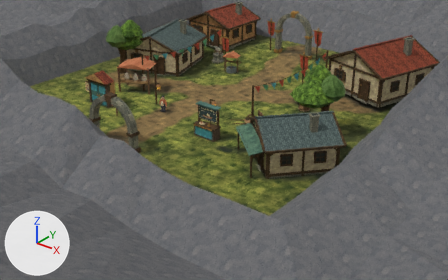
What one commit did to the Blender file Blender/Bellwake/Bellmarket.blend.
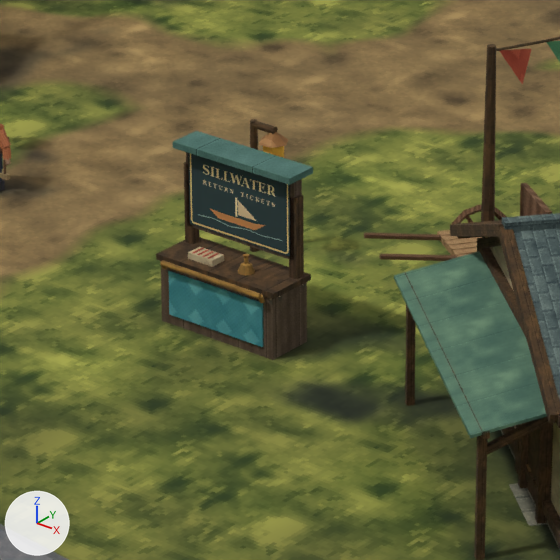
Old and new are each drawn from a 50 mm camera at (42.84, -53.28, 27.14) aimed at (9.23, -11.27, 1.1) and again close up on the part from 37% to 59% of the width and 28% to 63% of the height. The lights are fixed; the arrows at lower left show +X, +Y and +Z. The first two pictures are the older version.

Objects in the first close-up: 'Counter front panel', 'Court and sloping apse', 'Delivery cart', 'Desk writing top', 'Fair pole.002', 'Lower east bargeboard.001', 'Lower east closed east roof', 'Lower east closed porch canopy', 'Lower east door jamb.001', 'Packet service board', 'Purfled packet desk', 'Rain drip' and 32 more.
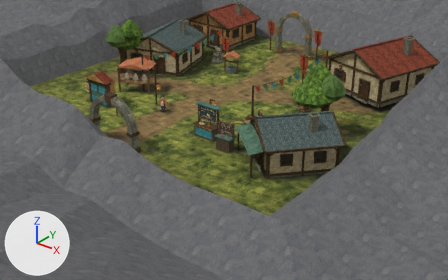
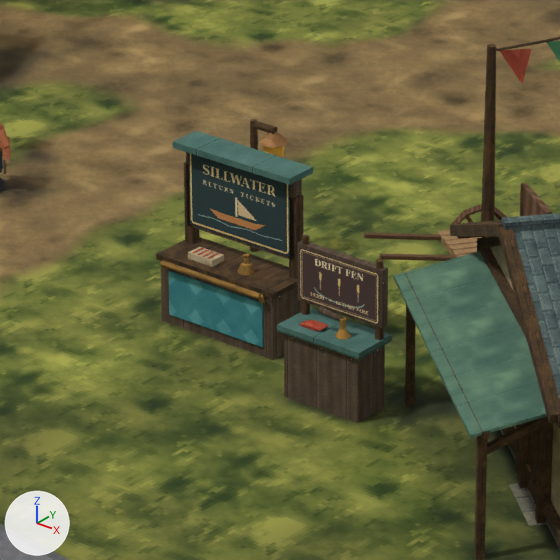
Location of each change, (x1, y1, x2, y2) in pixels of the close-ups (560 x 560 px):
'Fen ticket pedestal', added (brown)
    after: (284, 334, 385, 423)
'Red fen fare', added (brown)
    after: (299, 247, 380, 326)
'Faded copper counter', added (green)
    after: (277, 307, 392, 359)
"Pilot's destination board", added (brown)
    after: (298, 241, 388, 328)
'Ticket punch stand', added
    after: (335, 317, 351, 339)
'Fen board standard.001', added
    after: (375, 259, 384, 340)
'Fen board standard', added
    after: (301, 235, 310, 315)
'Punch lever', added
    after: (318, 306, 344, 321)
'Red return chits.002', added
    after: (304, 320, 329, 331)
'Red return chits.001', added
    after: (301, 320, 318, 331)

Diff of the bpy script that builds the scene:
```diff
--- a/Blender/Bellwake/Bellmarket.blend.py
+++ b/Blender/Bellwake/Bellmarket.blend.py
@@ ob_red_return_chits_002 @@
+ob_red_return_chits_002 = bpy.data.objects.new('Red return chits.002', me_red_return_chits_002)  # a box spanning x 8.735..9.085, y -11.35..-11.11, z 1.429..1.451; in mat_pennon (picture img_pennon_png)
+ob_red_return_chits_002.location = (0.0, 0.0, 0.0)
@@ ob_red_return_chits_001 @@
+ob_red_return_chits_001 = bpy.data.objects.new('Red return chits.001', me_red_return_chits_001)  # a box spanning x 8.675..9.025, y -11.35..-11.11, z 1.411..1.433; in mat_pennon (picture img_pennon_png)
+ob_red_return_chits_001.location = (0.0, 0.0, 0.0)
@@ ob_punch_lever @@
+ob_punch_lever = bpy.data.objects.new('Punch lever', me_punch_lever)  # 16 vertices, 10 faces; spans x 9.013..9.483, y -11.349..-11.166, z 1.656..1.859; in mat_tarredoak (picture img_tarredoak_png)
+ob_punch_lever.location = (0.0, 0.0, 0.0)
@@ ob_ticket_punch_stand @@
+ob_ticket_punch_stand = bpy.data.objects.new('Ticket punch stand', me_ticket_punch_stand)  # 40 vertices, 32 faces; spans x 9.34..9.62, y -11.343..-11.077, z 1.4..1.73; in mat_brass (picture img_brass_png)
+ob_ticket_punch_stand.location = (0.0, 0.0, 0.0)
@@ ob_red_fen_fare @@
+ob_red_fen_fare = bpy.data.objects.new('Red fen fare', me_red_fen_fare)  # 4 vertices, 1 face; spans x 8.32..10.08, y -10.97, z 1.68..2.66; in mat_driftticket (picture img_driftticket_png)
+ob_red_fen_fare.location = (0.0, 0.0, 0.0)
@@ ob_pilot_s_destination_board @@
+ob_pilot_s_destination_board = bpy.data.objects.new("Pilot's destination board", me_pilot_s_destination_board)  # a box spanning x 8.27..10.12, y -10.96..-10.8, z 1.64..2.72; in mat_tarredoak (picture img_tarredoak_png)
+ob_pilot_s_destination_board.location = (0.0, 0.0, 0.0)
@@ ob_fen_board_standard_001 @@
+ob_fen_board_standard_001 = bpy.data.objects.new('Fen board standard.001', me_fen_board_standard_001)  # an 8-sided cut cone along z (radius 0.08 at the low end, 0.06 at the high end) spanning x 9.93..10.09, y -10.96..-10.8, z 1.33..2.85; in mat_wood (picture img_wood_png)
+ob_fen_board_standard_001.location = (0.0, 0.0, 0.0)
@@ ob_fen_board_standard @@
+ob_fen_board_standard = bpy.data.objects.new('Fen board standard', me_fen_board_standard)  # an 8-sided cut cone along z (radius 0.08 at the low end, 0.06 at the high end) spanning x 8.31..8.47, y -10.96..-10.8, z 1.33..2.85; in mat_wood (picture img_wood_png)
+ob_fen_board_standard.location = (0.0, 0.0, 0.0)
@@ ob_faded_copper_counter @@
+ob_faded_copper_counter = bpy.data.objects.new('Faded copper counter', me_faded_copper_counter)  # a box spanning x 8.3..10.1, y -11.56..-10.64, z 1.27..1.39; in mat_verdigrissheet (picture img_verdigrissheet_png)
+ob_faded_copper_counter.location = (0.0, 0.0, 0.0)
@@ ob_fen_ticket_pedestal @@
+ob_fen_ticket_pedestal = bpy.data.objects.new('Fen ticket pedestal', me_fen_ticket_pedestal)  # a box spanning x 8.39..10.01, y -11.48..-10.72, z -0.01..1.29; in mat_tarredoak (picture img_tarredoak_png)
+ob_fen_ticket_pedestal.location = (0.0, 0.0, 0.0)
```
